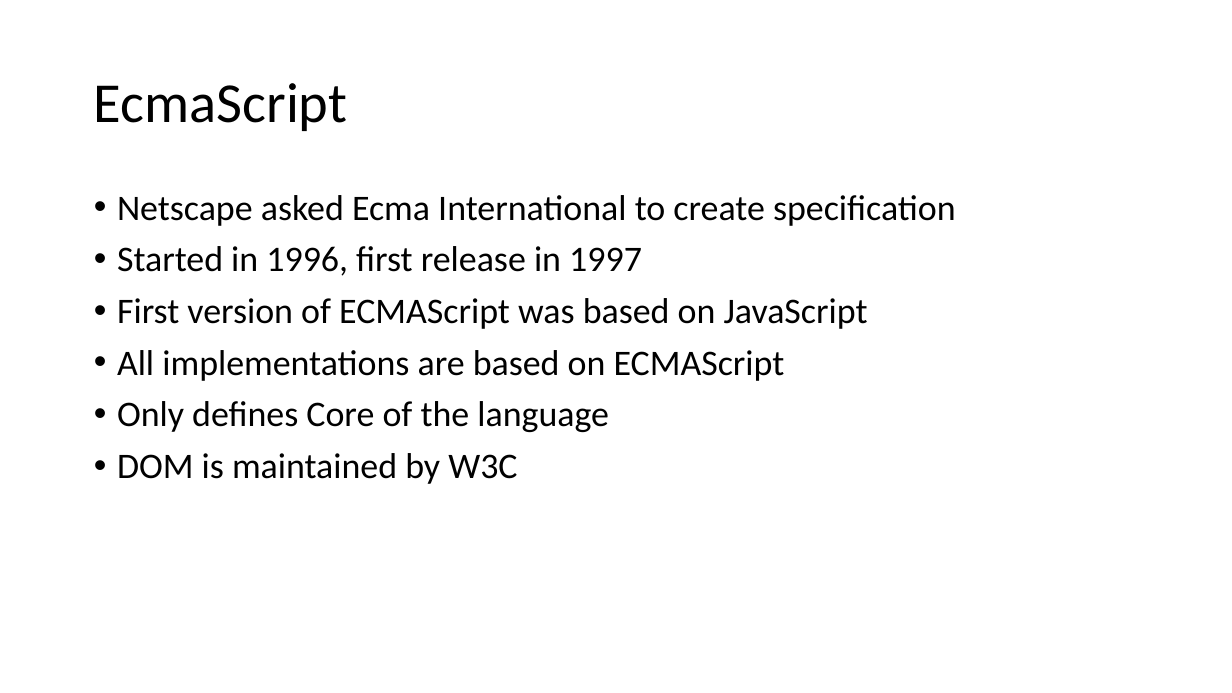
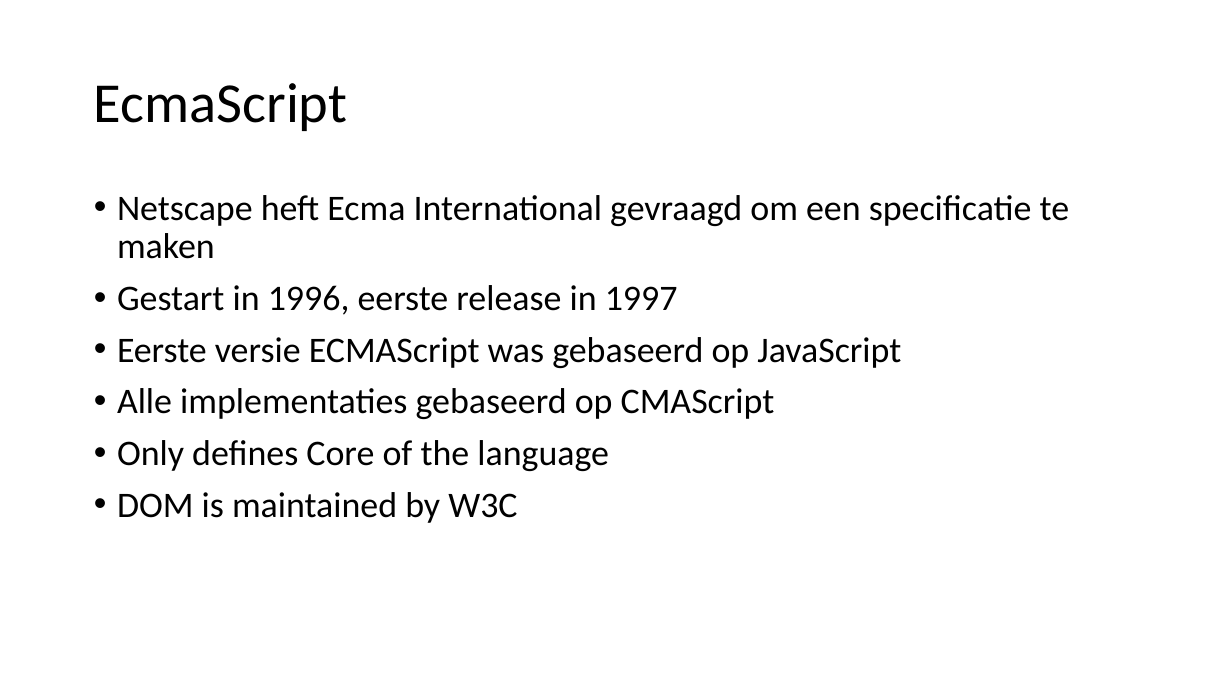
Before and after one commit to EelcoMuller/TypeScriptWorkshop, a slide deck: slide 4 of Sheets/typescript workshop.pptx. Drawn at 1232x693 pixels with LibreOffice and Linux fonts; fonts in the diff are those of the drawing. Boxes give left, top, right and bottom in pixels: in the first picture for what was removed or moved away, otherwise in the second. Text is boxed around its words. In the diff, an @@ line names an element or a change of style, - is before the commit and + after.

```diff
--- a/Sheets/typescript workshop.pptx
+++ b/Sheets/typescript workshop.pptx
@@ text at [117,195,1070,419]: text changed @@
-• Netscape asked Ecma International to create specification
-• Started in 1996, first release in 1997
-• First version of ECMAScript was based on JavaScript
-• All implementations are based on ECMAScript
+• Netscape heft Ecma International gevraagd om een specificatie te maken
+• Gestart in 1996, eerste release in 1997
+• Eerste versie ECMAScript was gebaseerd op JavaScript
+• Alle implementaties gebaseerd op CMAScript
```
Also in this commit, not shown: 2 other slides changed, 1 other file.
